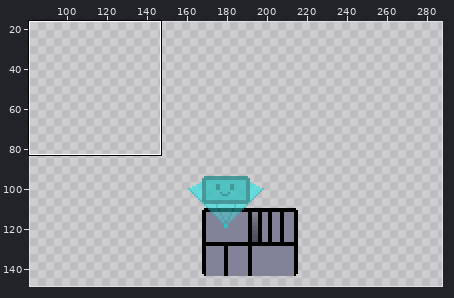
One commit to this pixel-art file: Art/box.aseprite. The picture above shows the old version from afar; the outline marks the close-up.
Close-up. Old version:
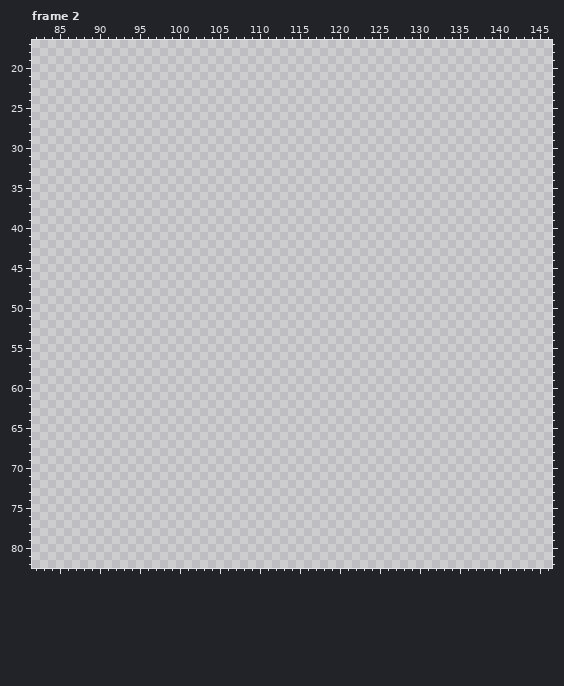
288x288 pixels, 4 frames. Colours within 5 levels of each other are drawn and written as one. Shown: frame 2: x 82..146, y 17..82. The wide view leaves out empty margins. The commit also changed other frames or places, which this record leaves out.
Palette (. is transparent): 
Pixels before, frame 2 (only the part around the change), first column x 82:
17 .................................................................
18 .................................................................
19 .................................................................
20 .................................................................
21 .................................................................
22 .................................................................
23 .................................................................
24 .................................................................
25 .................................................................
26 .................................................................
27 .................................................................
28 .................................................................
29 .................................................................
30 .................................................................
31 .................................................................
32 .................................................................
33 .................................................................
34 .................................................................
35 .................................................................
36 .................................................................
37 .................................................................
38 .................................................................
39 .................................................................
40 .................................................................
41 .................................................................
42 .................................................................
43 .................................................................
44 .................................................................
45 .................................................................
46 .................................................................
47 .................................................................
48 .................................................................
49 .................................................................
50 .................................................................
51 .................................................................
52 .................................................................
53 .................................................................
54 .................................................................
55 .................................................................
56 .................................................................
57 .................................................................
58 .................................................................
59 .................................................................
60 .................................................................
61 .................................................................
62 .................................................................
63 .................................................................
64 .................................................................
65 .................................................................
66 .................................................................
67 .................................................................
68 .................................................................
69 .................................................................
70 .................................................................
71 .................................................................
72 .................................................................
73 .................................................................
74 .................................................................
75 .................................................................
76 .................................................................
77 .................................................................
78 .................................................................
79 .................................................................
80 .................................................................
81 .................................................................
The result:
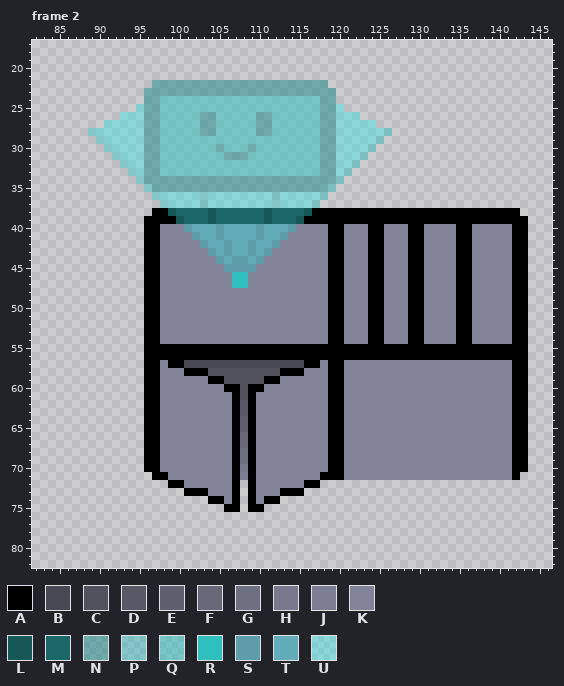
Colours new in this view: A #000000  B #494955  C #52525f  D #585867  E #5f5f6f  F #676778  G #6f6f82  H #78788d  J #7d7d93  K #828299  L #165757  M #1c6767  N #228b8b89  P #30bfbf75  Q #30bfbf89  R #30bfbf  S #5d9daa  T #63adba  U #3ee1e175
Commit message: started the door opening animation
What changed:
Frame 2:
y 22: x 97..118 ...................... -> NNNNNNNNNNNNNNNNNNNNNN
y 23: x 96..119 ........................ -> NNNNNNNNNNNNNNNNNNNNNNNN
y 24: x 96..119 ........................ -> NNQQQQQQQQQQQQQQQQQQQQNN
y 25: x 95..120 .......................... -> UNNQQQQQQQQQQQQQQQQQQQQNNU
y 26: x 93..122 .............................. -> UUUNNQQQQQNNQQQQQNNQQQQQQNNUUU
y 27: x 91..124 .................................. -> UUUUUNNQQQQQNNQQQQQNNQQQQQQNNUUUUU
y 28: x 89..126 ...................................... -> PUUUUUUNNQQQQQNNQQQQQNNQQQQQQNNUUUUUUP
y 29: x 90..125 .................................... -> PUUUUUNNQQQQQQQQQQQQQQQQQQQQNNUUUUUP
y 30: x 91..124 .................................. -> PUUUUNNQQQQQQQNQQQNQQQQQQQQNNUUUUP
y 31: x 92..123 ................................ -> PUUUNNQQQQQQQQNNNQQQQQQQQQNNUUUP
y 32: x 93..122 .............................. -> PUUNNQQQQQQQQQQQQQQQQQQQQNNUUP
y 33: x 94..121 ............................ -> PUNNQQQQQQQQQQQQQQQQQQQQNNUP
y 34: x 95..120 .......................... -> PNNNNNNNNNNNNNNNNNNNNNNNNP
y 35: x 96..119 ........................ -> PNNNNNNNNNNNNNNNNNNNNNNP
y 36: x 97..118 ...................... -> PUUUUUPUUUUUUUUPUUUUUP
y 37: x 98..117 .................... -> PUUUUPUUUUUUUUPUUUUP
y 38: x 97..142 .............................................. -> AALMMMMLMMMMMMLMMMMLAAAAAAAAAAAAAAAAAAAAAAAAAA
y 39: x 96..143 ................................................ -> AAAALMMMLMMMMMMLMMMLAAAAAAAAAAAAAAAAAAAAAAAAAAAA
y 40: x 96..143 ................................................ -> AAKKKSTTTSTTTTSTTTSKKKKAAKKKAAKKKAAKKKKAAKKKKKAA
y 41: x 96..143 ................................................ -> AAKKKKSTTSTTTTSTTSKKKKKAAKKKAAKKKAAKKKKAAKKKKKAA
y 42: x 96..143 ................................................ -> AAKKKKKSTTSTTSTTSKKKKKKAAKKKAAKKKAAKKKKAAKKKKKAA
y 43: x 96..143 ................................................ -> AAKKKKKKSTSTTSTSKKKKKKKAAKKKAAKKKAAKKKKAAKKKKKAA
y 44: x 96..143 ................................................ -> AAKKKKKKKSTSSTSKKKKKKKKAAKKKAAKKKAAKKKKAAKKKKKAA
y 45: x 96..143 ................................................ -> AAKKKKKKKKSSSSKKKKKKKKKAAKKKAAKKKAAKKKKAAKKKKKAA
y 46..47: x 96..143 ................................................ -> AAKKKKKKKKKRRKKKKKKKKKKAAKKKAAKKKAAKKKKAAKKKKKAA
y 48..54: x 96..143 ................................................ -> AAKKKKKKKKKKKKKKKKKKKKKAAKKKAAKKKAAKKKKAAKKKKKAA
y 55..56: x 96..143 ................................................ -> AAAAAAAAAAAAAAAAAAAAAAAAAAAAAAAAAAAAAAAAAAAAAAAA
y 57: x 96..143 ................................................ -> AAKAABBBBBBBBBBBBBBBAAKAAKKKKKKKKKKKKKKKKKKKKKAA
y 58: x 96..143 ................................................ -> AAKKKAAACCCCCCCCCAAAKKKAAKKKKKKKKKKKKKKKKKKKKKAA
y 59: x 96..143 ................................................ -> AAKKKKKKAACCCCCAAKKKKKKAAKKKKKKKKKKKKKKKKKKKKKAA
y 60: x 96..143 ................................................ -> AAKKKKKKKKAACAAKKKKKKKKAAKKKKKKKKKKKKKKKKKKKKKAA
y 61: x 96..143 ................................................ -> AAKKKKKKKKKACAKKKKKKKKKAAKKKKKKKKKKKKKKKKKKKKKAA
y 62..63: x 96..143 ................................................ -> AAKKKKKKKKKADAKKKKKKKKKAAKKKKKKKKKKKKKKKKKKKKKAA
y 64..65: x 96..143 ................................................ -> AAKKKKKKKKKAEAKKKKKKKKKAAKKKKKKKKKKKKKKKKKKKKKAA
y 66..67: x 96..143 ................................................ -> AAKKKKKKKKKAFAKKKKKKKKKAAKKKKKKKKKKKKKKKKKKKKKAA
y 68..69: x 96..143 ................................................ -> AAKKKKKKKKKAGAKKKKKKKKKAAKKKKKKKKKKKKKKKKKKKKKAA
y 70: x 96..143 ................................................ -> AAKKKKKKKKKAHAKKKKKKKKKAAKKKKKKKKKKKKKKKKKKKKKAA
y 71: x 97..142 .............................................. -> AAKKKKKKKKAJAKKKKKKKKAAAKKKKKKKKKKKKKKKKKKKKKA
y 72: x 99..107 ......... -> AAKKKKKKA; x 109..117 ......... -> AKKKKKKAA
y 73: x 101..107 ....... -> AAAKKKA; x 109..115 ....... -> AKKKAAA
y 74: x 104..107 .... -> AAKA; x 109..112 .... -> AKAA
y 75: x 106..107 .. -> AA; x 109..110 .. -> AA
